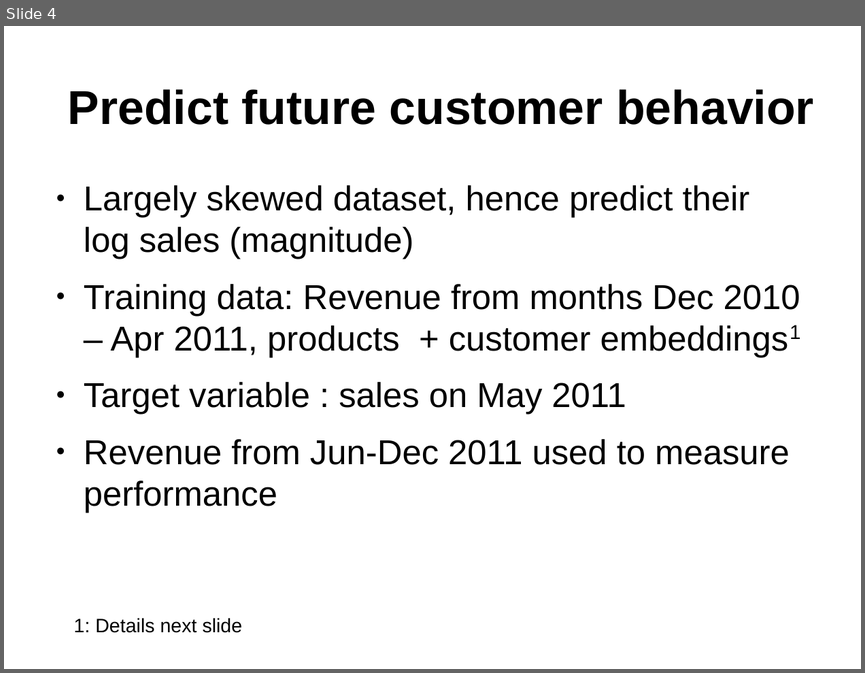
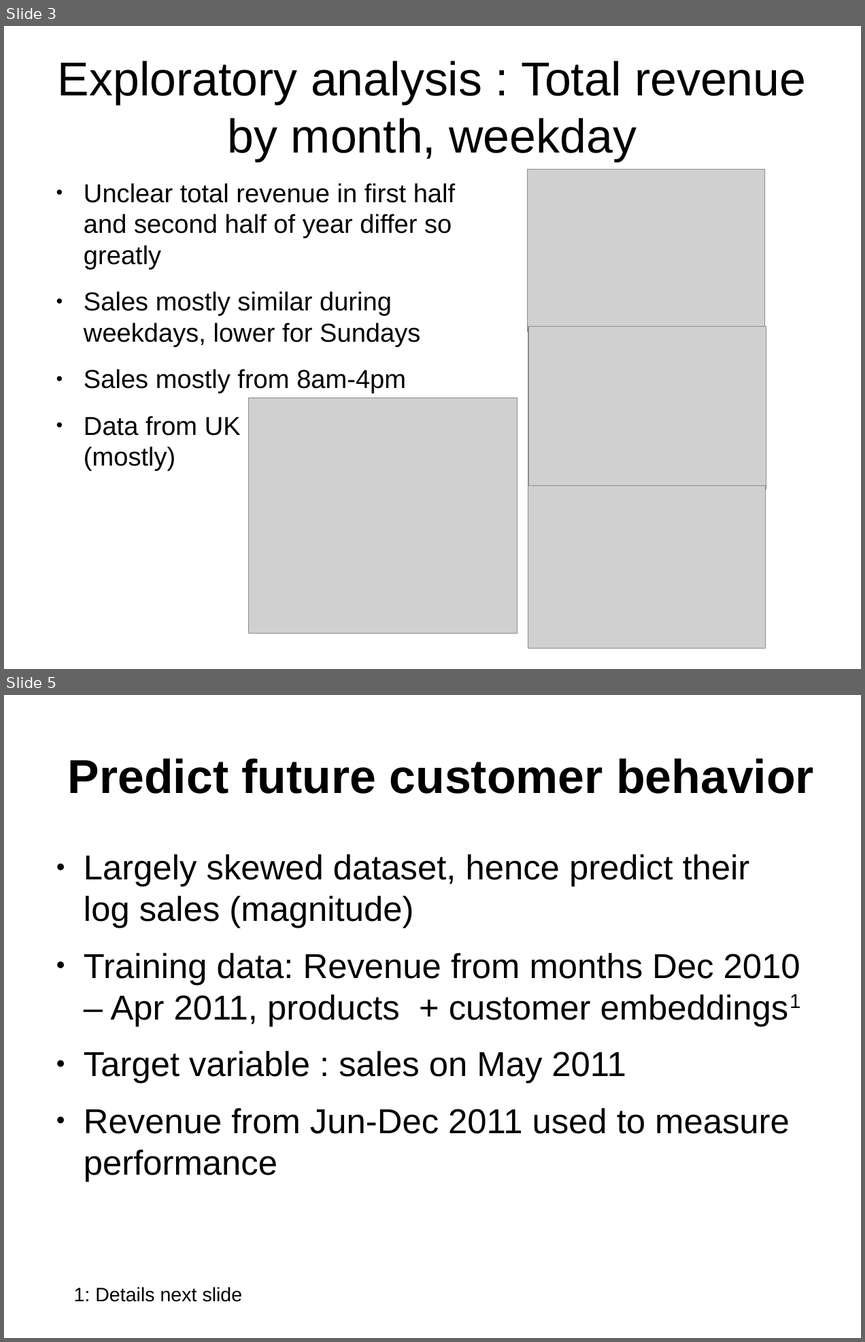
Before and after one commit to leexa90/E-commece-Data-Science, a slide deck: Present.odp. Shown one above the other, each under a label of ours: slide 4 before the commit, slides 3 and 5 after it; the slides between them are not shown. The pictures are 865x673 and 865x1342 pixels, drawn with LibreOffice and Linux fonts; fonts in the diff are those of the drawing; grey boxes stand for pictures. Boxes give left, top, right and bottom in pixels: in the first picture for what was removed or moved away, otherwise in the second. Text is boxed around its words. In the diff, an @@ line names an element or a change of style, - is before the commit and + after.

```diff
--- a/Present.odp
+++ b/Present.odp
@@ slide 3 added at (x1=4, y1=26, x2=861, y2=669), background #FFFFFF @@
@@ title added at (x1=58, y1=61, x2=806, y2=161), 44 pt, text #000000 @@
+Exploratory analysis : Total revenue by month, weekday
@@ text added at (x1=84, y1=183, x2=455, y2=471), 24 pt, text #000000 @@
+● Unclear total revenue in first half and second half of year differ so greatly
+● Sales mostly similar during weekdays, lower for Sundays
+● Sales mostly from 8am-4pm
+● Data from UK
+  (mostly)
@@ picture added at (x1=527, y1=169, x2=765, y2=331) @@
@@ picture added at (x1=529, y1=326, x2=767, y2=488) @@
@@ picture added at (x1=248, y1=399, x2=517, y2=633) @@
@@ picture added at (x1=528, y1=486, x2=766, y2=648) @@
@@ what was slide 4 is now slide 5 @@
```
Also in this commit, not shown: 6 slides changed, 2 other files.
